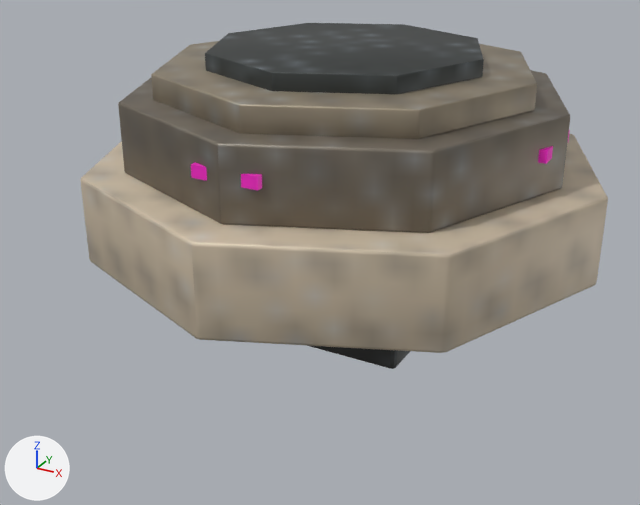
What one commit did to the glTF model assets/models/buildings/rocketturret.glb.
Camera for both pictures: a 50 mm camera at (0.857, -1.675, 0.945) aimed at (-0.02, -0.08, 0.147). Arrows for +X, +Y and +Z are at lower left; the lights stay in place. The picture after the commit comes second. Vertices at exactly the same position are counted once.

Script lines for the objects in view, before the commit:
```python
me_cube = bpy.data.meshes.new('Cube')
me_cube.from_pydata(...)  # 1544 vertices, 2984 faces; spans x -0.568..0.568, y -0.568..0.568, z 0.0..0.595
me_cube.materials.append(mat_glb_soot_black)
me_cube.materials.append(mat_glb_sunbaked_pad)
me_cube.materials.append(mat_glb_pad_top)
me_cube.materials.append(mat_glb_rust)
me_cube.materials.append(mat_glb_sun_baked_ochre_steel)
me_cube.materials.append(mat_glb_weathered_umber_steel)
me_cube.materials.append(mat_glb_worn_steel_rim)
me_cube.materials.append(mat_glb_louver_dark)
me_cube.materials.append(mat_factiontrim)  # pink #f127c5
me_cube.materials.append(mat_glb_status_lamp)
ob_sandwar3d = bpy.data.objects.new('Sandwar3D', me_cube)
ob_sandwar3d.location = (0.0, 0.0, 0.0)
```
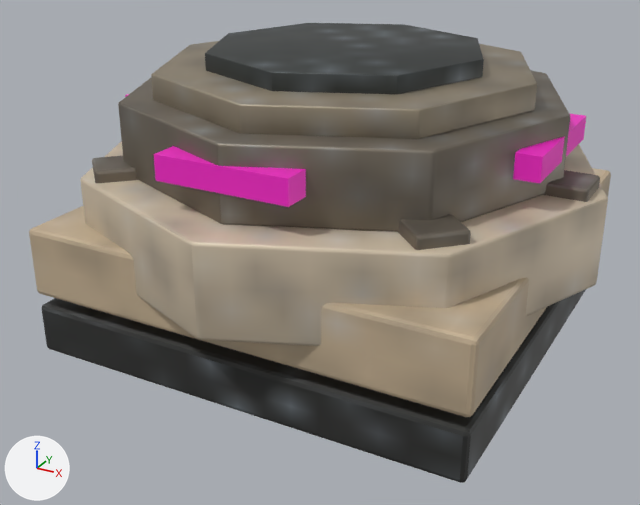
The newer file is also turned or shifted as a whole; pictures and numbers use the older file's frame.

Where the change shows, as pixel boxes (x1, y1, x2, y2) in the pictures (640 x 505 px):
'Sandwar3D', reshaped (10% wider, 33% taller)
    before: (81, 23, 608, 369)
    after: (29, 23, 611, 483)
part 1 of me_cube, added (pink)
    after: (154, 146, 306, 207)
part 2 of me_cube, added (pink)
    after: (513, 114, 586, 183)
part 3 of me_cube, deleted (mostly hidden)
    before: (191, 130, 570, 369)
part 4 of me_cube, added
    after: (29, 156, 611, 483)
part 5 of me_cube, surface changed
    before: (83, 24, 608, 353)
    after: (83, 24, 608, 346)

Diff of the bpy script that builds the scene:
```diff
--- a/assets/models/buildings/rocketturret.glb.py
+++ b/assets/models/buildings/rocketturret.glb.py
@@ me_cube @@
 # used by ob_sandwar3d; location = (0.0, 0.0, 0.0)
-me_cube.from_pydata(...)  # 1544 vertices, 2984 faces; spans x -0.568..0.568, y -0.568..0.568, z 0.0..0.595
+me_cube.from_pydata(...)  # 1376 vertices, 2660 faces; spans x -0.568..0.568, y -0.568..0.568, z -0.027..0.595
+# me_cube part 1: a new loose piece, a box spanning x -0.14..0.14, y -0.48..-0.42, z 0.418..0.468, in mat_factiontrim (pink #f127c5)
+# me_cube part 2: a new loose piece, a box spanning x 0.425..0.475, y -0.16..0.16, z 0.418..0.468, in mat_factiontrim (pink #f127c5)
+# me_cube part 3: 18 loose pieces with 816 vertices, spanning x -0.495..0.495, y -0.495..0.495, z 0.0..0.455, are deleted
+# me_cube part 4: 616 vertices added at x -0.485..0.54, y -0.485..0.485, z -0.027..0.383
+# me_cube part 5: 1058 kept faces spanning x -0.568..0.568, y -0.568..0.568, z 0.168..0.595 get new texture (UV) coordinates
+# other edits to the shape of me_cube do not show in these pictures
 me_cube.materials.append(mat_glb_soot_black)
```
